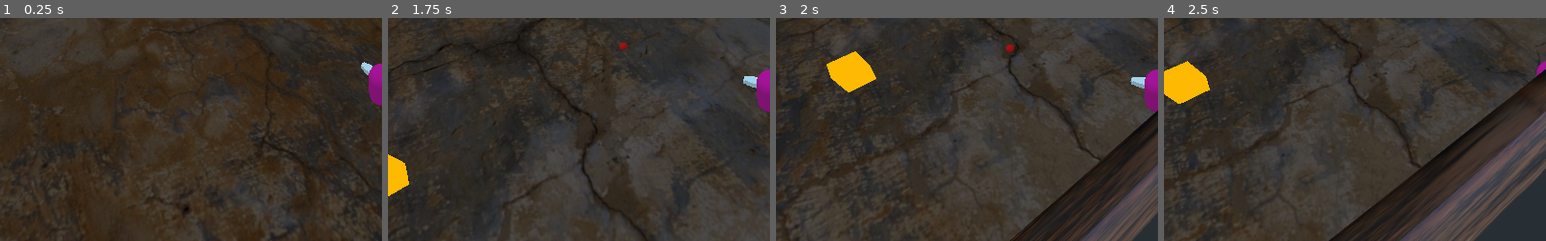
Above: before the commit, frames 1-4 (left to right).
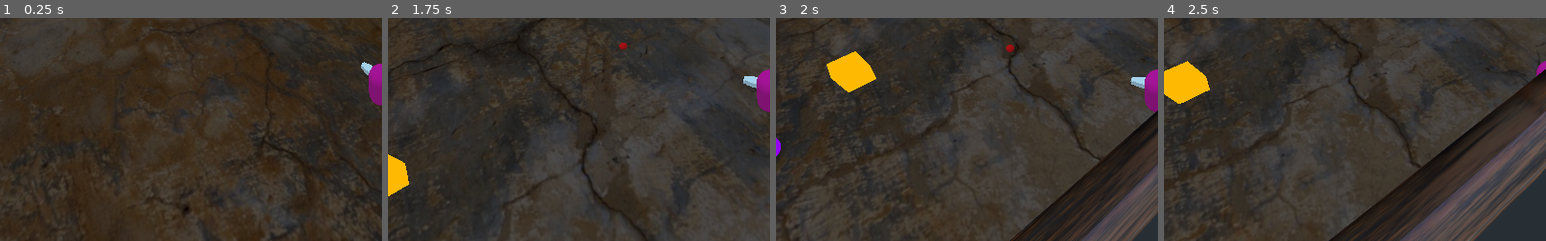
Above: after the commit, the same moments.

Repository: gusemil/topdownshooter3d-demo
Game: Godot game, scene res://scenes/World.tscn
Same seed, same stepped clock (60 frames per second), same inputs: the game is played once before the commit and once after it.
Inputs (mouse positions are % of the whole screen's width and height, from its top left):
- Up to frame 1 (0.25 s): no input
- Up to frame 2 (1.75 s): tap Enter at 0.5 s; move the mouse to (72, 45) at 0.52 s; hold D (move_right) 0.53-1.28 s; tap Space (dash) at 0.6 s; move the mouse to (30, 55) at 1.27 s; hold S (move_backward) from 1.28 s (still down); click (30, 55) at 1.35 s
- Up to frame 3 (2 s): keep holding S (move_backward)
- Up to frame 4 (2.5 s): move the mouse to (60, 28) at 2.02 s; release S (move_backward) at 2.03 s; hold D (move_right) from 2.03 s (still down); tap 1 (weapon1) at 2.1 s
The pictures show only the part of the screen within x 0-50%, y 47-97%; the shares and areas given below are measured in that part.

Frames 1-2 are identical in both runs. In frame 3, less than 0.1% of the frame differs, in the area x 0-2%, y 53-62%; in frame 4, nothing differs.

Commit message:
powerup manager, pickups have lifetime in ground

Diff:
--- /dev/null
+++ b/scenes/Pickups/Powerup_Quad_Damage.tscn
@@ -0,0 +1,16 @@
+[gd_scene load_steps=4 format=2]
+
+[ext_resource path="res://scenes/Pickups/Powerup.tscn" type="PackedScene" id=1]
+
+[sub_resource type="SphereMesh" id=1]
+
+[sub_resource type="SpatialMaterial" id=2]
+flags_unshaded = true
+albedo_color = Color( 0.592157, 0, 1, 1 )
+
+[node name="Powerup_Quad_Damage" instance=ExtResource( 1 )]
+length = 10.0
+
+[node name="MeshInstance" parent="Graphics" index="0"]
+mesh = SubResource( 1 )
+material/0 = SubResource( 2 )
--- /dev/null
+++ b/scenes/Pickups/Powerup_Speed_Boost.tscn
@@ -0,0 +1,17 @@
+[gd_scene load_steps=4 format=2]
+
+[ext_resource path="res://scenes/Pickups/Powerup.tscn" type="PackedScene" id=1]
+
+[sub_resource type="SphereMesh" id=1]
+
+[sub_resource type="SpatialMaterial" id=2]
+flags_unshaded = true
+albedo_color = Color( 1, 1, 0, 1 )
+
+[node name="Powerup_Speed_Boost" instance=ExtResource( 1 )]
+powerup_type = 2
+length = 15.0
+
+[node name="MeshInstance" parent="Graphics" index="0"]
+mesh = SubResource( 1 )
+material/0 = SubResource( 2 )
--- /dev/null
+++ b/scenes/Pickups/Powerup_Undying.tscn
@@ -0,0 +1,17 @@
+[gd_scene load_steps=4 format=2]
+
+[ext_resource path="res://scenes/Pickups/Powerup.tscn" type="PackedScene" id=1]
+
+[sub_resource type="SphereMesh" id=1]
+
+[sub_resource type="SpatialMaterial" id=2]
+flags_unshaded = true
+albedo_color = Color( 0, 1, 0.976471, 1 )
+
+[node name="Powerup_Undying" instance=ExtResource( 1 )]
+powerup_type = 1
+length = 10.0
+
+[node name="MeshInstance" parent="Graphics" index="0"]
+mesh = SubResource( 1 )
+material/0 = SubResource( 2 )
--- a/scenes/Player/Player.tscn
+++ b/scenes/Player/Player.tscn
@@ -7,6 +7,7 @@
 [ext_resource path="res://scenes/HealthManager.tscn" type="PackedScene" id=5]
 [ext_resource path="res://scenes/ProjectileSpawner.tscn" type="PackedScene" id=6]
 [ext_resource path="res://scripts/PickupManager.gd" type="Script" id=7]
+[ext_resource path="res://scripts/PowerupManager.gd" type="Script" id=8]
 
 [sub_resource type="CapsuleMesh" id=1]
 mid_height = 2.0
@@ -142,3 +143,6 @@
 [node name="CollisionShape" type="CollisionShape" parent="PickupManager"]
 transform = Transform( 1, 0, 0, 0, -4.37114e-08, -1, 0, 1, -4.37114e-08, 0, 0, 0 )
 shape = SubResource( 5 )
+
+[node name="PowerupManager" type="Node" parent="."]
+script = ExtResource( 8 )
--- a/scenes/World.tscn
+++ b/scenes/World.tscn
@@ -9,8 +9,10 @@
 [ext_resource path="res://scenes/Pickups/RocketLauncher_Ammo_Pickup.tscn" type="PackedScene" id=7]
 [ext_resource path="res://scenes/Pickups/Shotgun_Ammo_Pickup.tscn" type="PackedScene" id=8]
 [ext_resource path="res://scenes/Pickups/Health_Pickup.tscn" type="PackedScene" id=9]
-[ext_resource path="res://scenes/Pickups/Powerup.tscn" type="PackedScene" id=10]
 [ext_resource path="res://scenes/Pickups/Armor_Pickup.tscn" type="PackedScene" id=11]
+[ext_resource path="res://scenes/Pickups/Powerup_Undying.tscn" type="PackedScene" id=12]
+[ext_resource path="res://scenes/Pickups/Powerup_Speed_Boost.tscn" type="PackedScene" id=13]
+[ext_resource path="res://scenes/Pickups/Powerup_Quad_Damage.tscn" type="PackedScene" id=14]
 
 [sub_resource type="SpatialMaterial" id=1]
 flags_unshaded = true
@@ -137,11 +139,17 @@
 transform = Transform( 1, 0, 0, 0, 1, 0, 0, 0, 1, -17.3182, 1, 0 )
 amount = 50
 
-[node name="Powerup" parent="." instance=ExtResource( 10 )]
-transform = Transform( 1, 0, 0, 0, 1, 0, 0, 0, 1, -24.6148, 1.9231, 20.6428 )
-
 [node name="Health_Pickup" parent="." instance=ExtResource( 9 )]
 transform = Transform( 1, 0, 0, 0, 1, 0, 0, 0, 1, 19.2217, 1.37486, 0 )
 
 [node name="Armor_Pickup" parent="." instance=ExtResource( 11 )]
 transform = Transform( 1, 0, 0, 0, 1, 0, 0, 0, 1, 11.1189, 1.74719, 12.1972 )
+
+[node name="Powerup_Undying" parent="." instance=ExtResource( 12 )]
+transform = Transform( 1, 0, 0, 0, 1, 0, 0, 0, 1, -11.8804, 1.1168, 24.4444 )
+
+[node name="Powerup_Speed_Boost" parent="." instance=ExtResource( 13 )]
+transform = Transform( 1, 0, 0, 0, 1, 0, 0, 0, 1, -12.4771, 2.53215, 29.0344 )
+
+[node name="Powerup_Quad_Damage" parent="." instance=ExtResource( 14 )]
+transform = Transform( 1, 0, 0, 0, 1, 0, 0, 0, 1, -5.7474, 2.05733, 29.096 )
--- a/scripts/Pickup.gd
+++ b/scripts/Pickup.gd
@@ -6,3 +6,16 @@
 
 export(PICKUP_TYPES) var pickup_type
 export var amount = 0
+export var life_time = 10
+
+var pickup_removal_timer : Timer
+
+func _ready():
+	pickup_removal_timer = Timer.new()
+	pickup_removal_timer.wait_time = life_time
+	pickup_removal_timer.connect("timeout", self, "remove_pickup")
+	add_child(pickup_removal_timer)
+	pickup_removal_timer.start()
+
+func remove_pickup():
+	queue_free()
--- a/scripts/PickupManager.gd
+++ b/scripts/PickupManager.gd
@@ -2,6 +2,7 @@
 
 onready var weapon_manager = get_node("../").get_node("WeaponManager")
 onready var health_manager = get_node("../").get_node("HealthManager")
+onready var powerup_manager = get_node("../").get_node("PowerupManager")
 
 func _ready():
 	connect("area_entered", self, "on_pickup")
@@ -16,10 +17,10 @@
 			health_manager.gain_armor(pickup)
 	elif pickup is Powerup:
 		if pickup.powerup_type == pickup.POWERUP_TYPES.QUAD_DAMAGE:
-			print("QUAD DAMAGE")
+			powerup_manager.quad_damage()
 			#weapon_manager.add_ammo(powerup.amount, powerup.powerup_TYPES.AMMO_MACHINE_GUN)
 		elif pickup.powerup_type == pickup.POWERUP_TYPES.UNDYING:
-			print("UNDYING")
+			powerup_manager.undying()
 			#weapon_manager.add_ammo(powerup.amount, powerup.powerup_TYPES.AMMO_SHOTGUN)
 		elif pickup.powerup_type == pickup.POWERUP_TYPES.SPEED_BOOST:
-			print("SPEED BOOST")
+			powerup_manager.speed_boost()
--- a/scripts/Powerup.gd
+++ b/scripts/Powerup.gd
@@ -6,3 +6,16 @@
 
 export(POWERUP_TYPES) var powerup_type
 export var length : float
+export var life_time = 10
+
+var pickup_removal_timer : Timer
+
+func _ready():
+	pickup_removal_timer = Timer.new()
+	pickup_removal_timer.wait_time = life_time
+	pickup_removal_timer.connect("timeout", self, "remove_pickup")
+	add_child(pickup_removal_timer)
+	pickup_removal_timer.start()
+
+func remove_pickup():
+	queue_free()
--- /dev/null
+++ b/scripts/PowerupManager.gd
@@ -0,0 +1,14 @@
+extends Node
+
+onready var weapon_manager = get_node("../").get_node("WeaponManager")
+onready var health_manager = get_node("../").get_node("HealthManager")
+onready var player = get_node("../")
+
+func quad_damage():
+	print("QUAD DAMAGE")
+
+func speed_boost():
+	print("SPEED BOOST")
+
+func undying():
+	print("UNDYING")
--- a/scripts/WeaponManager.gd
+++ b/scripts/WeaponManager.gd
@@ -14,6 +14,7 @@
 var current_weapon = null
 var fire_point : Spatial
 var collision_bodies_to_ignore : Array = []
+var weapon_damage_modifier = 1
 
 func _process(delta):
 	if Input.is_action_just_pressed("weapon1") and current_slot != WEAPON_SLOTS.MACHINE_GUN:
Not shown: 1 places in scenes/Player/Player.tscn that only renumber resources
Not shown: 1 places in scenes/World.tscn that only renumber resources
